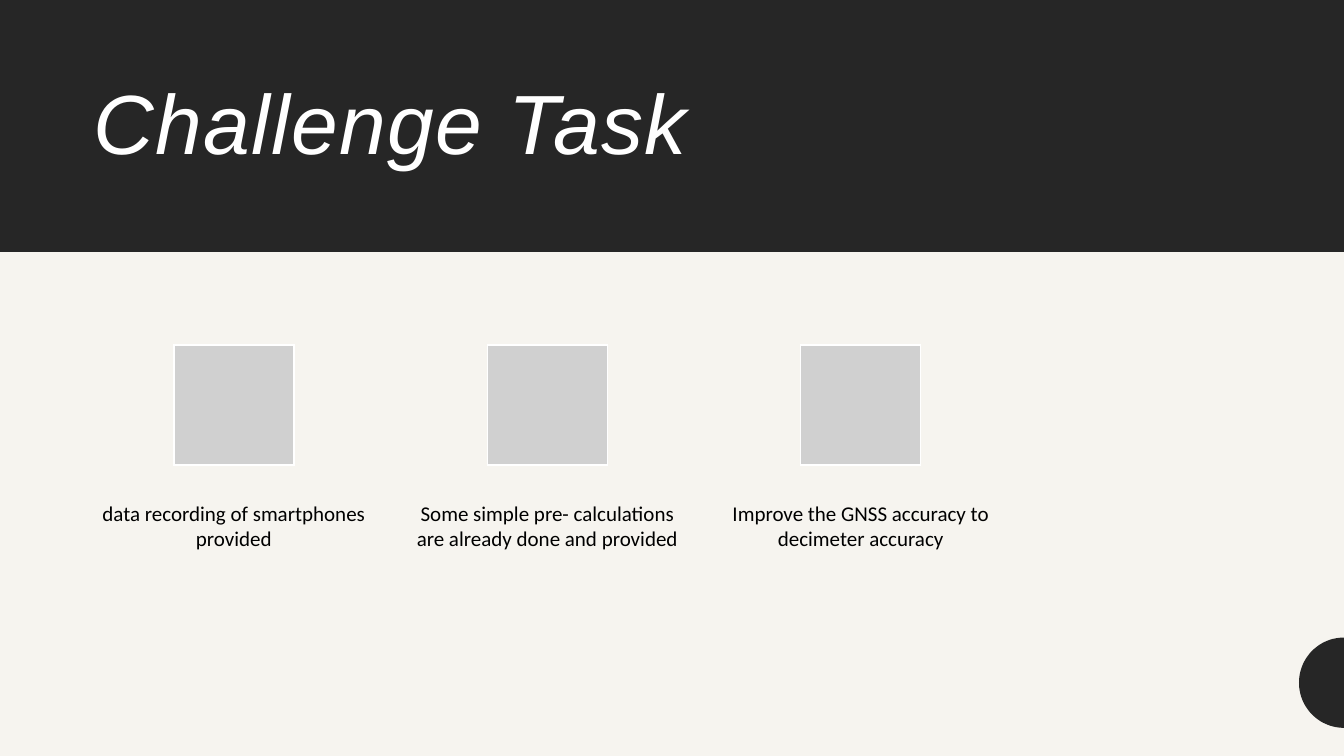
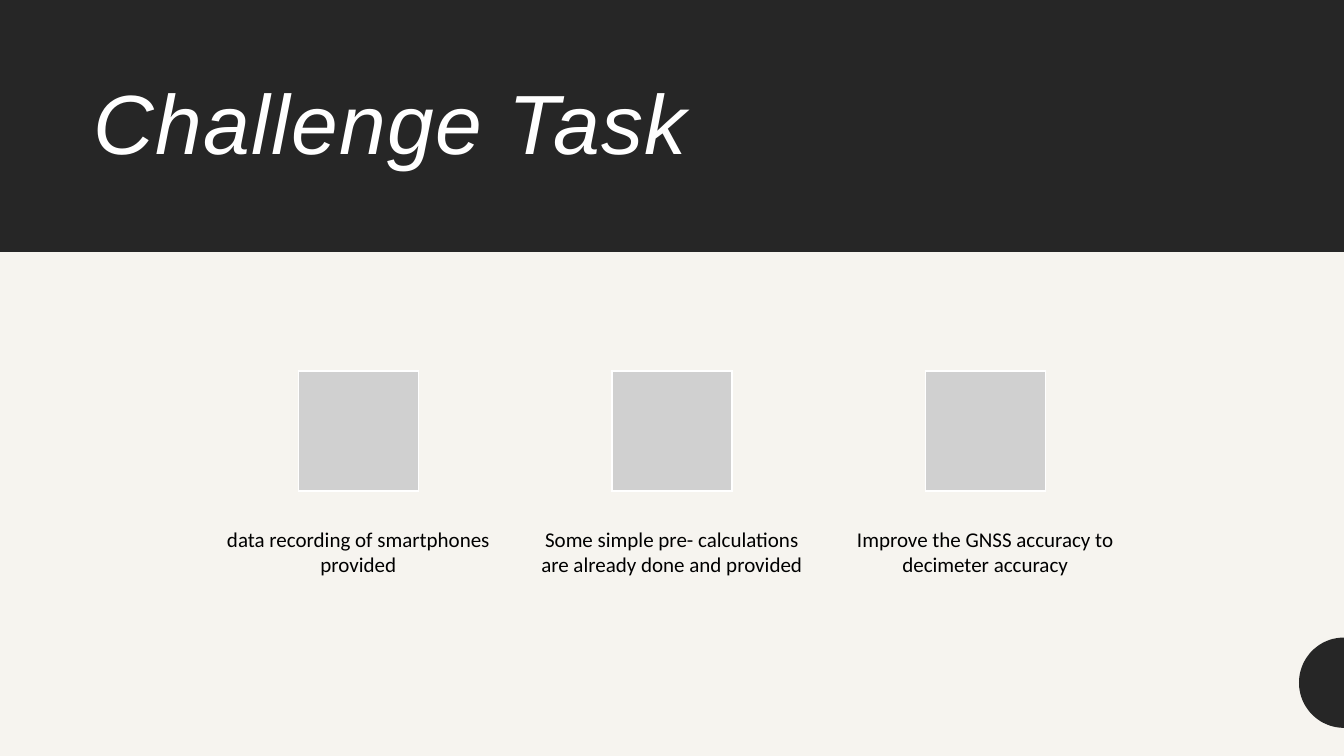
Before and after one commit to Torbynator/GoogleDecimeterChallenge, a slide deck: slide 3 of Prüfung/Google Decimeter Challenge.pptx. Drawn at 1344x756 pixels with LibreOffice and Linux fonts; fonts in the diff are those of the drawing; grey boxes stand for pictures. Boxes give left, top, right and bottom in pixels: in the first picture for what was removed or moved away, otherwise in the second. Text is boxed around its words. In the diff, an @@ line names an element or a change of style, - is before the commit and + after.

```diff
--- a/Prüfung/Google Decimeter Challenge.pptx
+++ b/Prüfung/Google Decimeter Challenge.pptx
@@ picture removed at (x1=173, y1=345, x2=293, y2=465) @@
@@ picture added at (x1=298, y1=371, x2=418, y2=491) @@
@@ 3 texts, 2 pictures moved together from (x1=102, y1=345, x2=989, y2=550) to (x1=227, y1=371, x2=1113, y2=576) @@
```
Also in this commit, not shown: 7 other slides changed, 2 slides added, 16 other files.
